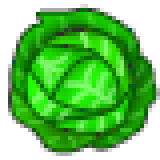
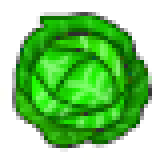
Layered file, before and after one edit (w=160, h=160). Changes by layer:
painted on "Слой 13" over [28, 32, 128, 132]
painted on "Слой 12" over [0, 12, 156, 156]
painted on "Слой 11" over [80, 104, 156, 152]
painted on "Фигура 14" over [52, 84, 132, 132]
painted on "Слой 10" over [16, 92, 128, 156]
painted on "Фигура 13" over [24, 68, 120, 128]
painted on "Слой 9" over [36, 4, 160, 116]
painted on "Фигура 12" over [44, 32, 132, 112]
painted on "Слой 8" over [24, 4, 124, 68]
painted on "Фигура 11" over [24, 28, 124, 108]
painted on "Слой 7" over [28, 16, 160, 156]
painted on "Фигура 10" over [28, 32, 132, 124]
painted on "Слой 6" over [0, 4, 156, 104]
painted on "Фигура 15" over [12, 8, 140, 108]
painted on "Слой 4" over [0, 40, 108, 156]
painted on "Фигура 16" over [12, 60, 116, 152]
painted on "Слой 5" over [48, 40, 160, 156]
painted on "Фигура 17" over [76, 40, 156, 148]
